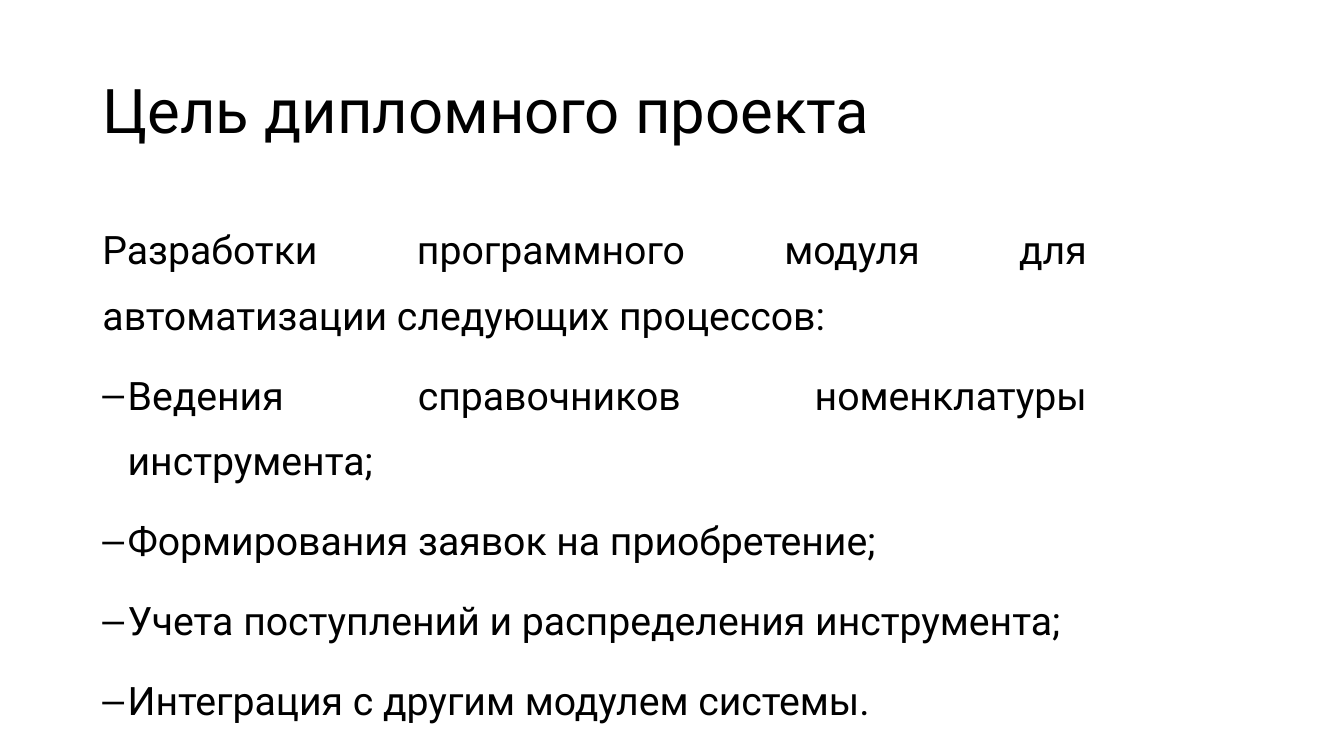
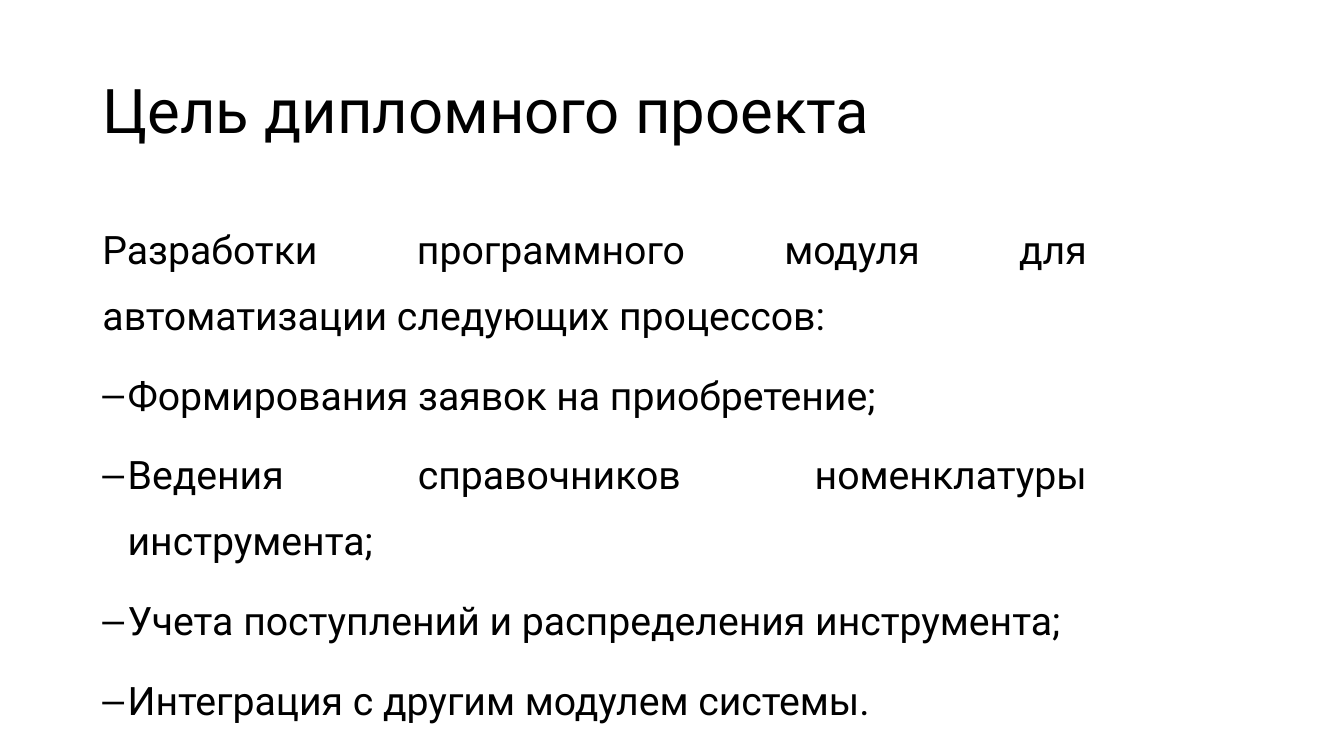
Before and after one commit to Ka666aH/Instrument-accounting-and-purchase-system, a slide deck: slide 2 of Документы/Хорошев/Хорошев_Диплом_Презентация.pptx. Drawn at 1344x756 pixels with LibreOffice and Linux fonts; fonts in the diff are those of the drawing. Boxes give left, top, right and bottom in pixels: in the first picture for what was removed or moved away, otherwise in the second. Text is boxed around its words. In the diff, an @@ line names an element or a change of style, - is before the commit and + after.

```diff
--- a/Документы/Хорошев/Хорошев_Диплом_Презентация.pptx
+++ b/Документы/Хорошев/Хорошев_Диплом_Презентация.pptx
@@ text at box(128, 380, 876, 418): paragraph added @@
+– Формирования заявок на приобретение;
@@ text at box(128, 525, 876, 563): paragraph removed @@
-– Формирования заявок на приобретение;
```
Also in this commit, not shown: 1 other slide changed, 4 other files.
